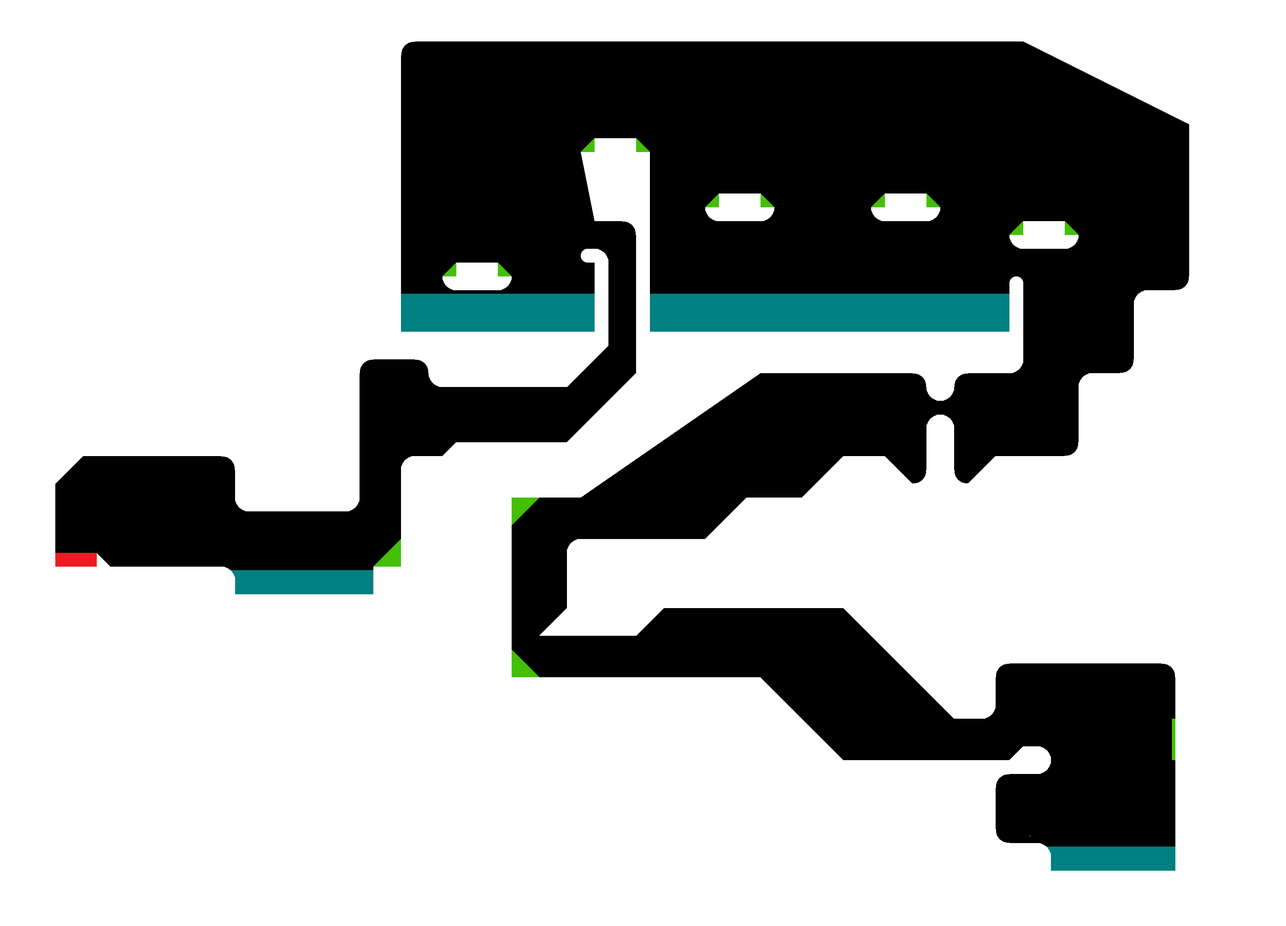
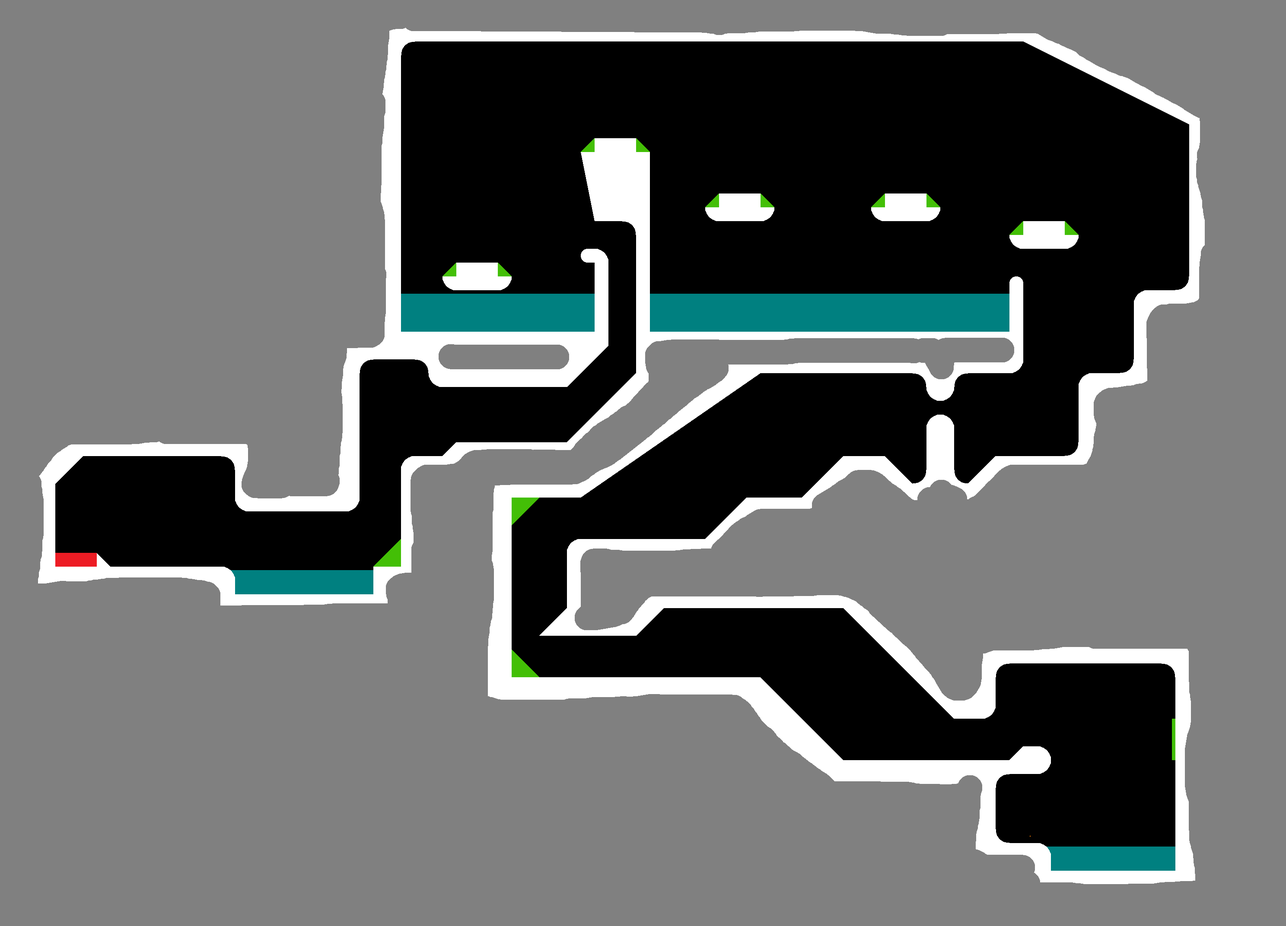
Layered file, before and after one edit (w=1286, h=926). Changes by layer:
added layer "ignore" above "white" over (x1=0, y1=0, x2=1286, y2=926)
